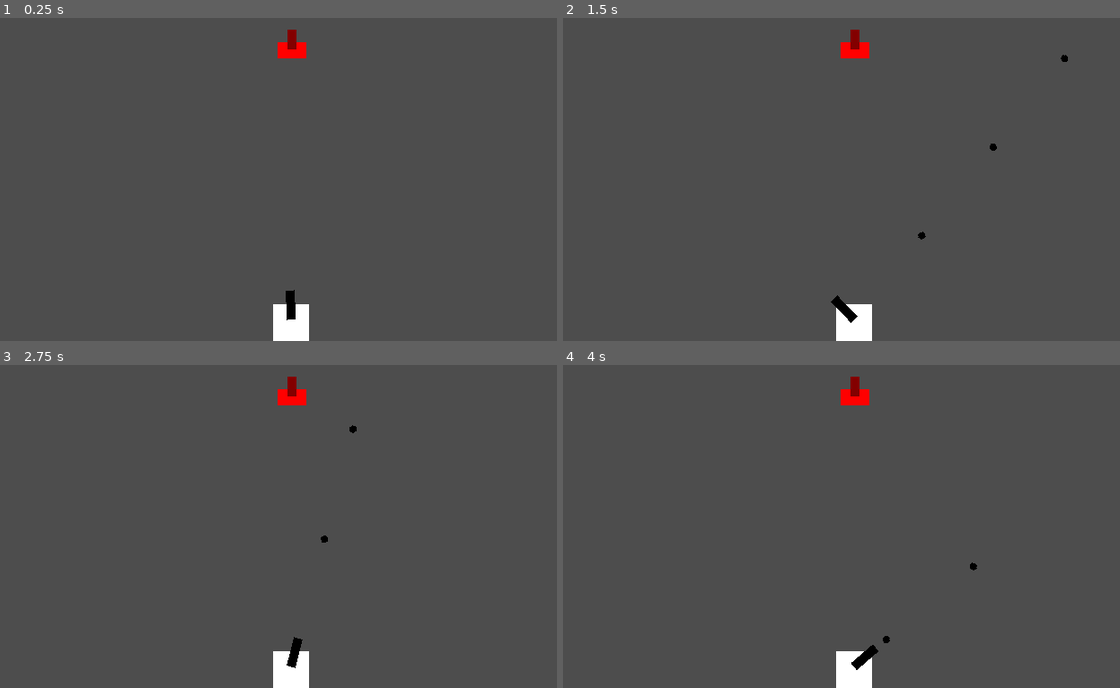
Above: before the commit, frames 1-4 (two rows, left to right).
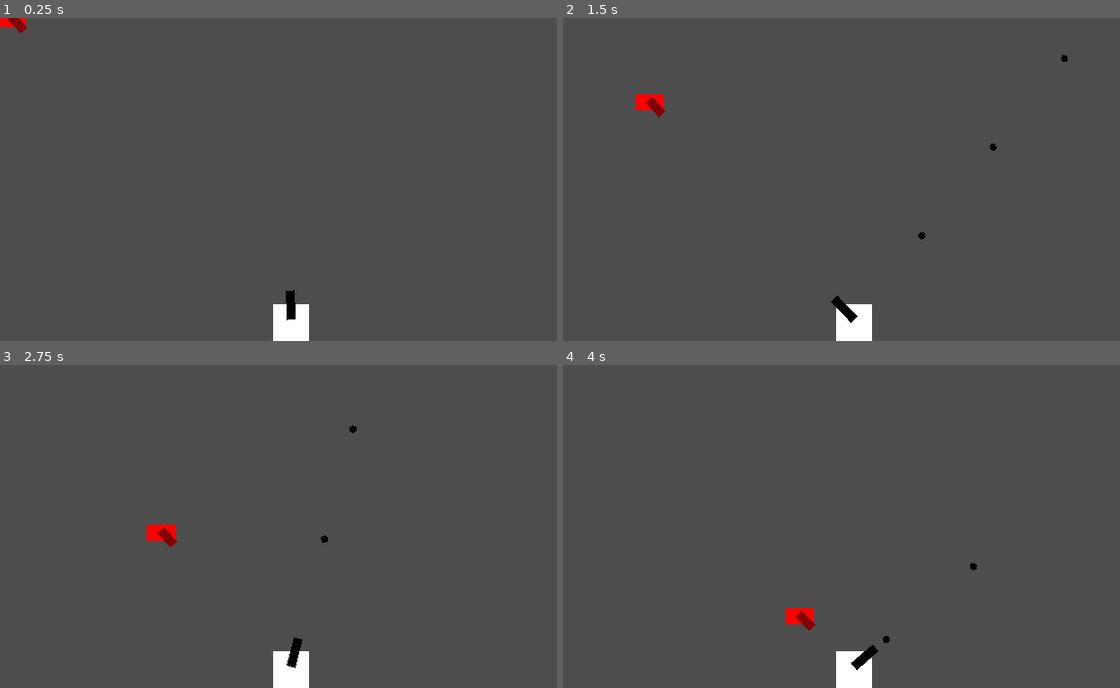
Above: after the commit, the same moments.

Repository: ishbireco/tank_game
Game: Godot game, scene res://main.tscn
Two runs of this game, one before a commit and one after it. Both use one fixed random seed, a clock stepped at 60 frames per second and the inputs below.
Inputs (mouse positions are in pixels of both pictures, inside the frame that each line leads up to):
- Up to frame 1 (0.25 s): no input
- Up to frame 2 (1.5 s): move the mouse to (975, 163) at 0.52 s; press the mouse at (975, 163) at 0.53 s; move the mouse to (735, 195) at 1.27 s; release the mouse at (735, 195) at 1.28 s; click (735, 195) at 1.35 s
- Up to frame 3 (2.75 s): move the mouse to (345, 455) at 2.02 s; press the mouse at (345, 455) at 2.03 s
- Up to frame 4 (4 s): move the mouse to (819, 591) at 2.77 s; release the mouse at (819, 591) at 2.78 s; click (819, 591) at 2.85 s; move the mouse to (1025, 574) at 3.52 s; press the mouse at (1025, 574) at 3.53 s

The runs differ from the first frame. In frame 1, 0.5% of the frame differs, in the area x 0-55%, y 0-13%; in frame 2, 0.6%; in frame 3, 0.6%, in the area x 26-55%, y 3-57%; in frame 4, 0.6%.

Commit message:
tried to create a timer for spawning

Diff:
--- /dev/null
+++ b/enemy_tank.gd
@@ -0,0 +1,25 @@
+extends CharacterBody2D
+
+@onready var muzzel = $body/muzzel
+@onready var tank = null
+@onready var enemy = preload("res://enemy_tank.tscn")
+@export var speed = 100
+
+func spawn_on_time():
+	var timer = Timer.new()
+
+func spawn_on_random_marker():
+	var markers = get_tree().get_nodes_in_group("spawn_points")
+	var chosen_marker = markers[randi() % markers.size()]
+
+func _ready():
+	tank = get_tree().root.find_child("tank", true, false)
+	spawn_on_random_marker()
+
+func _process(delta):
+	muzzel.look_at(tank.global_position)
+	muzzel.rotation += 3.14/2
+
+	var direction = (tank.global_position - global_position).normalized()
+	velocity = direction * speed
+	move_and_slide()
--- a/enemy_tank.tscn
+++ b/enemy_tank.tscn
@@ -1,6 +1,7 @@
 [gd_scene format=3 uid="uid://cvvckqy5mmv31"]
 
 [ext_resource type="Texture2D" uid="uid://8tqh37a2i06t" path="res://enemy_tank_body.png" id="1_dpkcn"]
+[ext_resource type="Script" uid="uid://dn6x85qpovbi8" path="res://enemy_tank.gd" id="1_tmyej"]
 [ext_resource type="Texture2D" uid="uid://8tep7tx2xelf" path="res://enemy_tank_muzzel.png" id="2_tmyej"]
 
 [sub_resource type="RectangleShape2D" id="RectangleShape2D_ulso3"]
@@ -9,6 +10,7 @@
 [node name="enemy_tank" type="CharacterBody2D" unique_id=403136333 groups=["enemy"]]
 collision_layer = 2
 collision_mask = 2
+script = ExtResource("1_tmyej")
 
 [node name="body" type="Sprite2D" parent="." unique_id=1956999403]
 texture = ExtResource("1_dpkcn")
--- a/main.tscn
+++ b/main.tscn
@@ -8,5 +8,17 @@
 [node name="tank" parent="." unique_id=1742202580 instance=ExtResource("1_ig7tw")]
 position = Vector2(304, 319)
 
+[node name="Marker1" type="Marker2D" parent="." unique_id=1255273512 groups=["spawn_points"]]
+position = Vector2(84, -108)
+
+[node name="Marker2" type="Marker2D" parent="." unique_id=1679504405 groups=["spawn_points"]]
+position = Vector2(217, -108)
+
+[node name="Marker3" type="Marker2D" parent="." unique_id=839450679 groups=["spawn_points"]]
+position = Vector2(362, -108)
+
+[node name="Marker4" type="Marker2D" parent="." unique_id=1898553426 groups=["spawn_points"]]
+position = Vector2(541, -108)
+
 [node name="enemy_tank" parent="." unique_id=403136333 instance=ExtResource("2_0xm2m")]
-position = Vector2(325, 29)
+position = Vector2(-4, -25)
Not shown, added: enemy_tank.gd.uid
